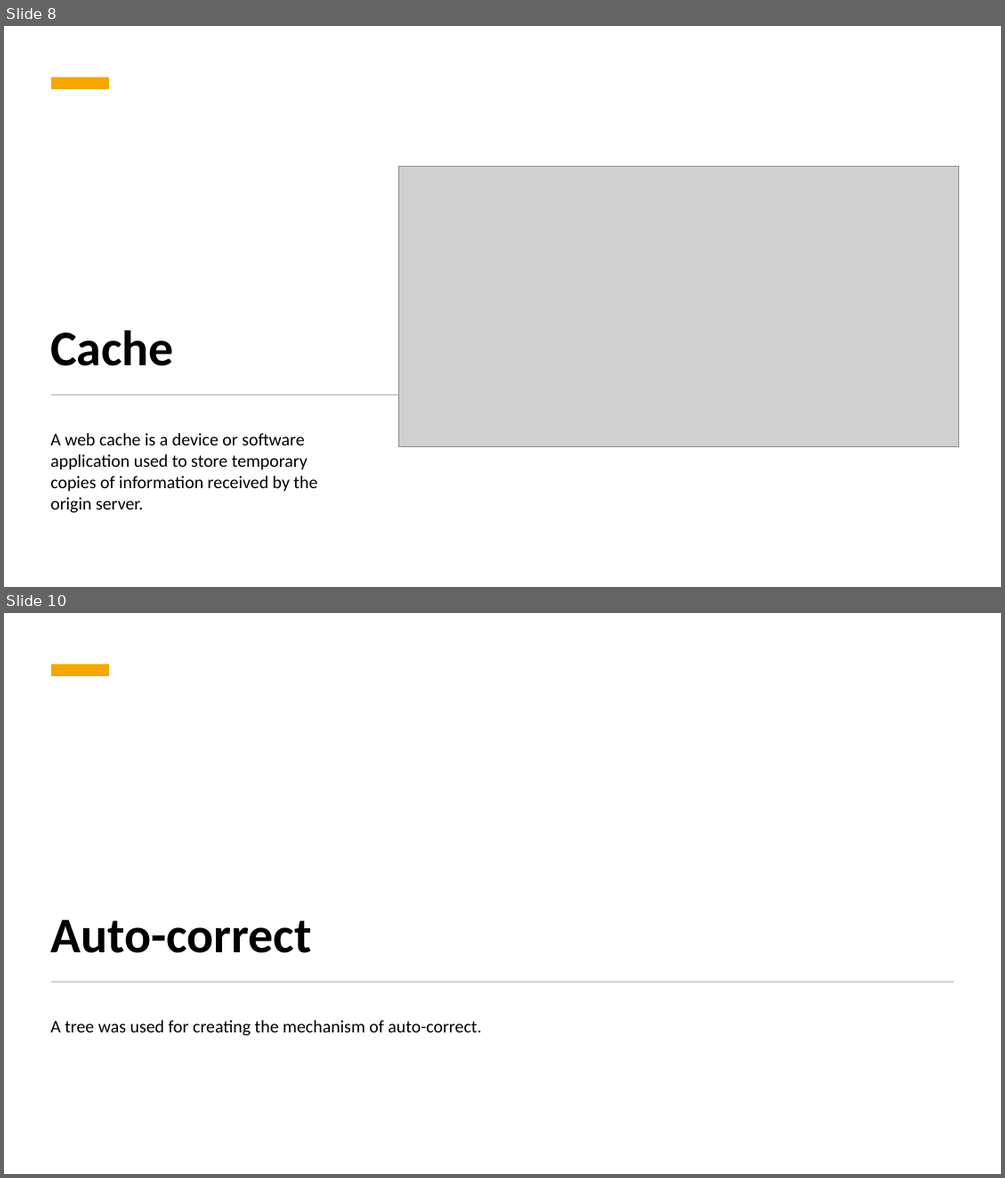
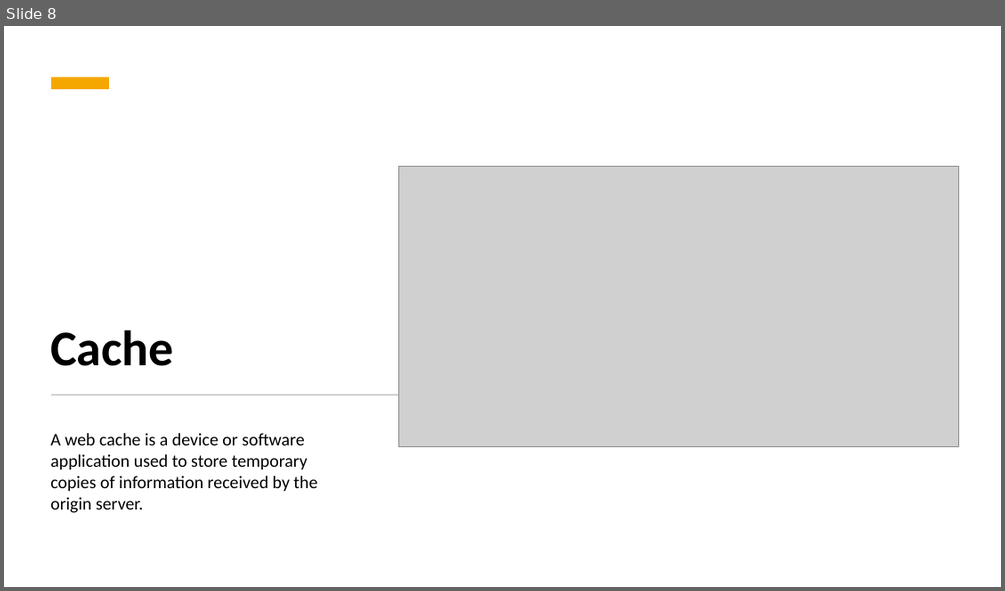
Before and after one commit to hamzaBaig1998/ACCWebSearchEngine, a slide deck: presentation/Group14_websearchengine_presentation.pptx. Shown one above the other, each under a label of ours: slides 8 and 10 before the commit, slide 8 after it; the slides between them are not shown. The pictures are 1005x1178 and 1005x591 pixels, drawn with LibreOffice and Linux fonts; fonts in the diff are those of the drawing; grey boxes stand for pictures. Boxes give left, top, right and bottom in pixels: in the first picture for what was removed or moved away, otherwise in the second. Text is boxed around its words. In the diff, an @@ line names an element or a change of style, - is before the commit and + after.

```diff
--- a/presentation/Group14_websearchengine_presentation.pptx
+++ b/presentation/Group14_websearchengine_presentation.pptx
@@ slide 10 removed at (4, 613, 1001, 1174), background #FFFFFF; not listed: 2 template elements that a slide beside it also shows @@
@@ title removed at (50, 919, 311, 953) @@
-Auto-correct
@@ subtitle removed at (50, 1020, 481, 1036) @@
-A tree was used for creating the mechanism of auto-correct.
```
Also in this commit, not shown: 3 slides changed, 2 slides added.
